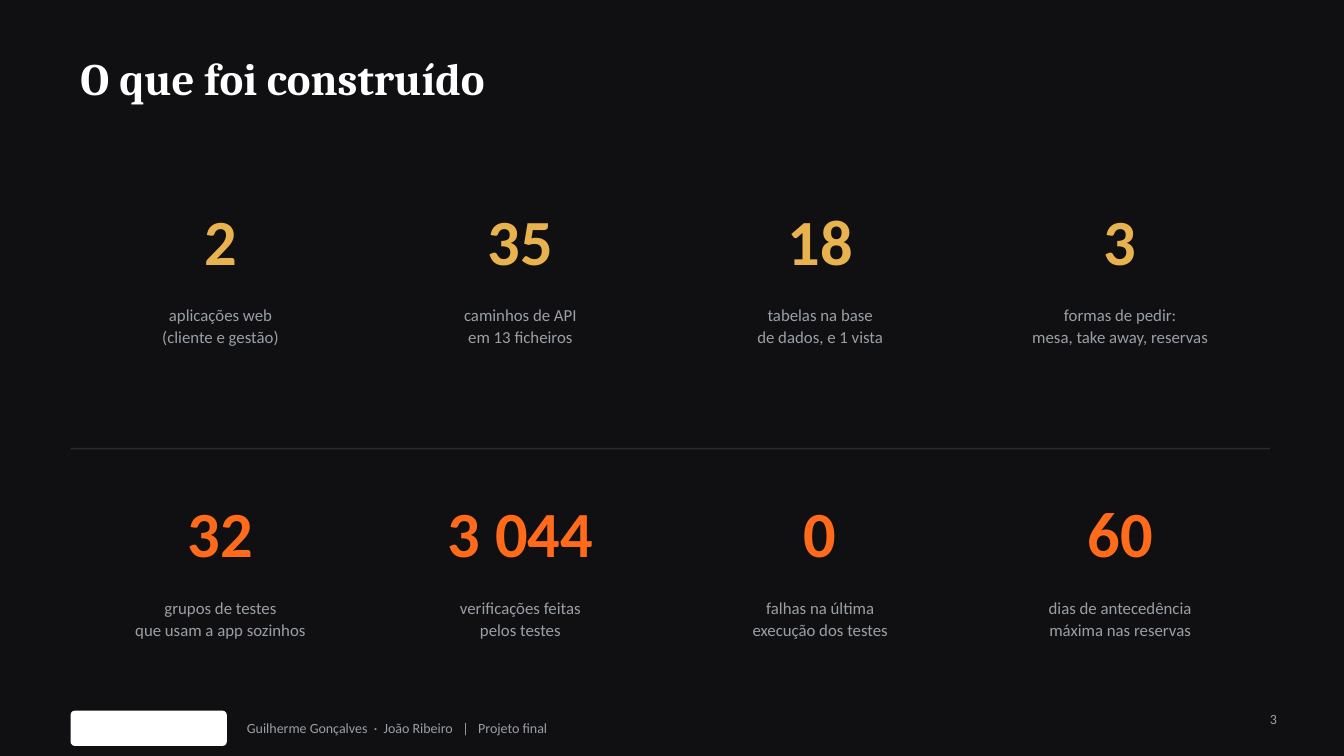
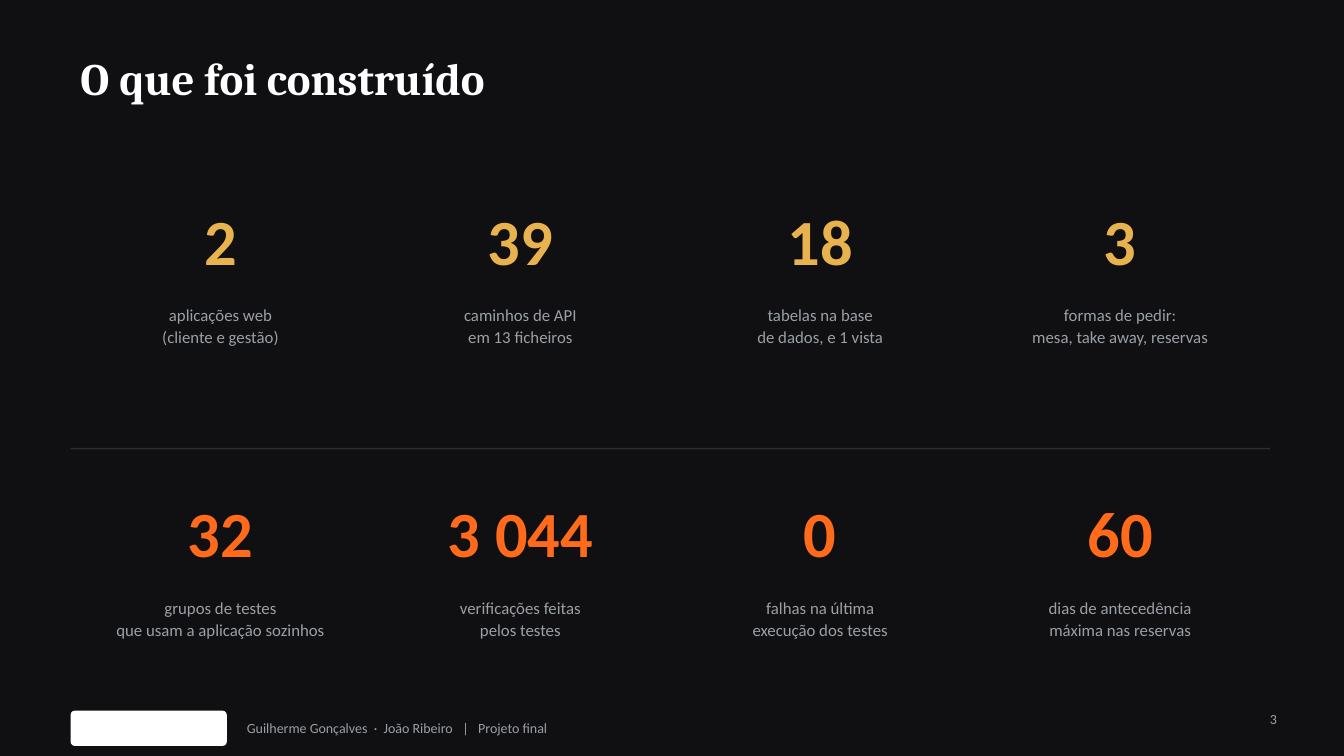
Before and after one commit to Azulindo/Projeto-Final, a slide deck: slide 3 of docs/apresentacao.pptx. Drawn at 1344x756 pixels with LibreOffice and Linux fonts; fonts in the diff are those of the drawing; background and template pictures are left out. Boxes give left, top, right and bottom in pixels: in the first picture for what was removed or moved away, otherwise in the second. Text is boxed around its words. In the diff, an @@ line names an element or a change of style, - is before the commit and + after.

```diff
--- a/docs/apresentacao.pptx
+++ b/docs/apresentacao.pptx
@@ text at bbox=[488, 222, 553, 266]: text changed @@
-35
+39
@@ text at bbox=[116, 624, 325, 639]: text changed @@
-que usam a app sozinhos
+que usam a aplicação sozinhos
```
Also in this commit, not shown: 2 other slides changed, 2 slides added, 1 other file.
